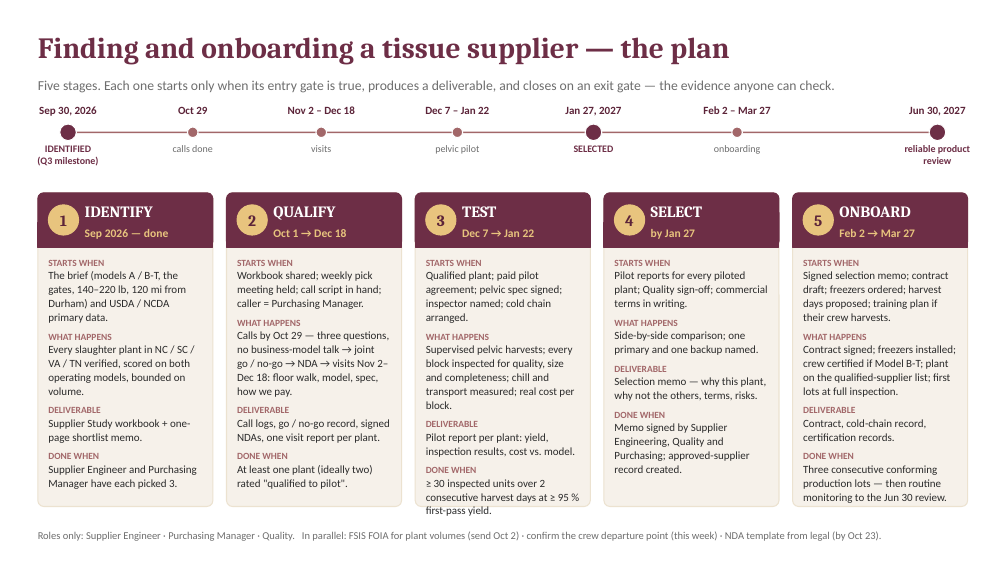
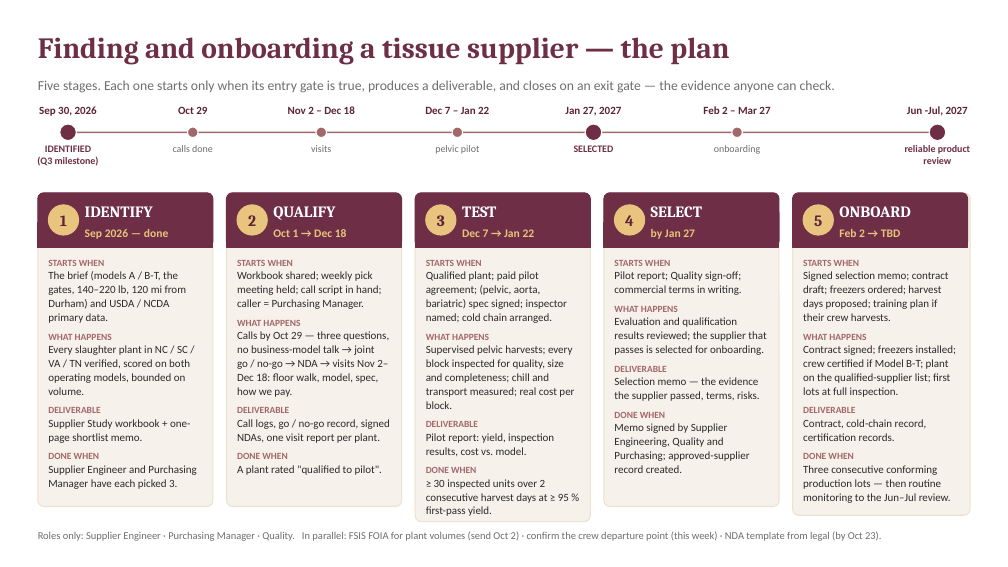
Before and after one commit to naviero1/Claude-Works, a slide deck: slide 1 of Tissue Supplier Research/Supplier_Qualification_Plan.pptx. Drawn at 1008x567 pixels with LibreOffice and Linux fonts; fonts in the diff are those of the drawing. Boxes give left, top, right and bottom in pixels: in the first picture for what was removed or moved away, otherwise in the second. Text is boxed around its words. In the diff, an @@ line names an element or a change of style, - is before the commit and + after.

```diff
--- a/Tissue Supplier Research/Supplier_Qualification_Plan.pptx
+++ b/Tissue Supplier Research/Supplier_Qualification_Plan.pptx
@@ text at bbox=[907, 106, 968, 116]: text changed @@
-Jun 30, 2027
+Jun -Jul, 2027
@@ rounded rectangle: place and size @@
-rounded rectangle at bbox=[415, 193, 591, 507]
+rounded rectangle at bbox=[415, 193, 591, 522]
@@ rounded rectangle: place and size @@
-rounded rectangle at bbox=[792, 193, 968, 507]
+rounded rectangle at bbox=[792, 193, 970, 516]
@@ text at bbox=[839, 229, 900, 237]: text changed @@
-Feb 2 → Mar 27
+Feb 2 → TBD
@@ text at bbox=[426, 271, 568, 323]: text changed @@
-Qualified plant; paid pilot agreement; pelvic spec signed; inspector named; cold chain arranged.
+Qualified plant; paid pilot agreement; (pelvic, aorta, bariatric) spec signed; inspector named; cold chain arranged.
@@ text at bbox=[614, 271, 742, 295]: text changed @@
-Pilot reports for every piloted plant; Quality sign-off; commercial terms in writing.
+Pilot report; Quality sign-off; commercial terms in writing.
@@ text at bbox=[614, 317, 766, 355]: text changed @@
-Side-by-side comparison; one primary and one backup named.
+Evaluation and qualification results reviewed; the supplier that passes is selected for onboarding.
@@ text at bbox=[614, 377, 760, 401]: text changed @@
-Selection memo — why this plant, why not the others, terms, risks.
+Selection memo — the evidence the supplier passed, terms, risks.
@@ text at bbox=[426, 433, 575, 457]: text changed @@
-Pilot report per plant: yield, inspection results, cost vs. model.
+Pilot report: yield, inspection results, cost vs. model.
@@ text at bbox=[237, 465, 382, 475]: text changed @@
-At least one plant (ideally two) rated "qualified to pilot".
+A plant rated "qualified to pilot".
@@ text at bbox=[803, 465, 951, 503]: text changed @@
-Three consecutive conforming production lots — then routine monitoring to the Jun 30 review.
+Three consecutive conforming production lots — then routine monitoring to the Jun–Jul review.
```
